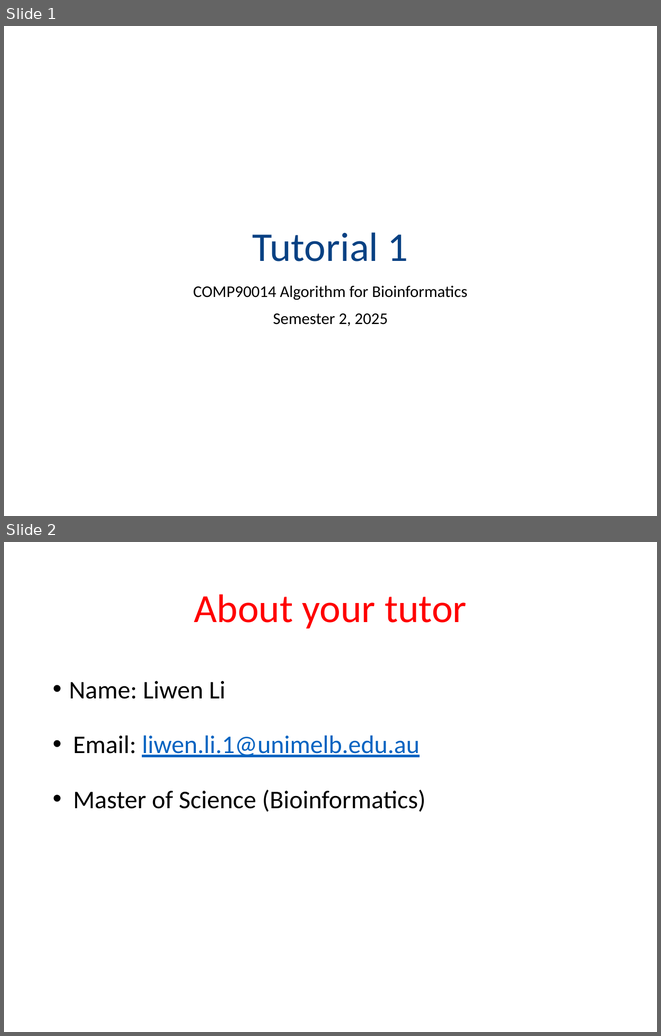
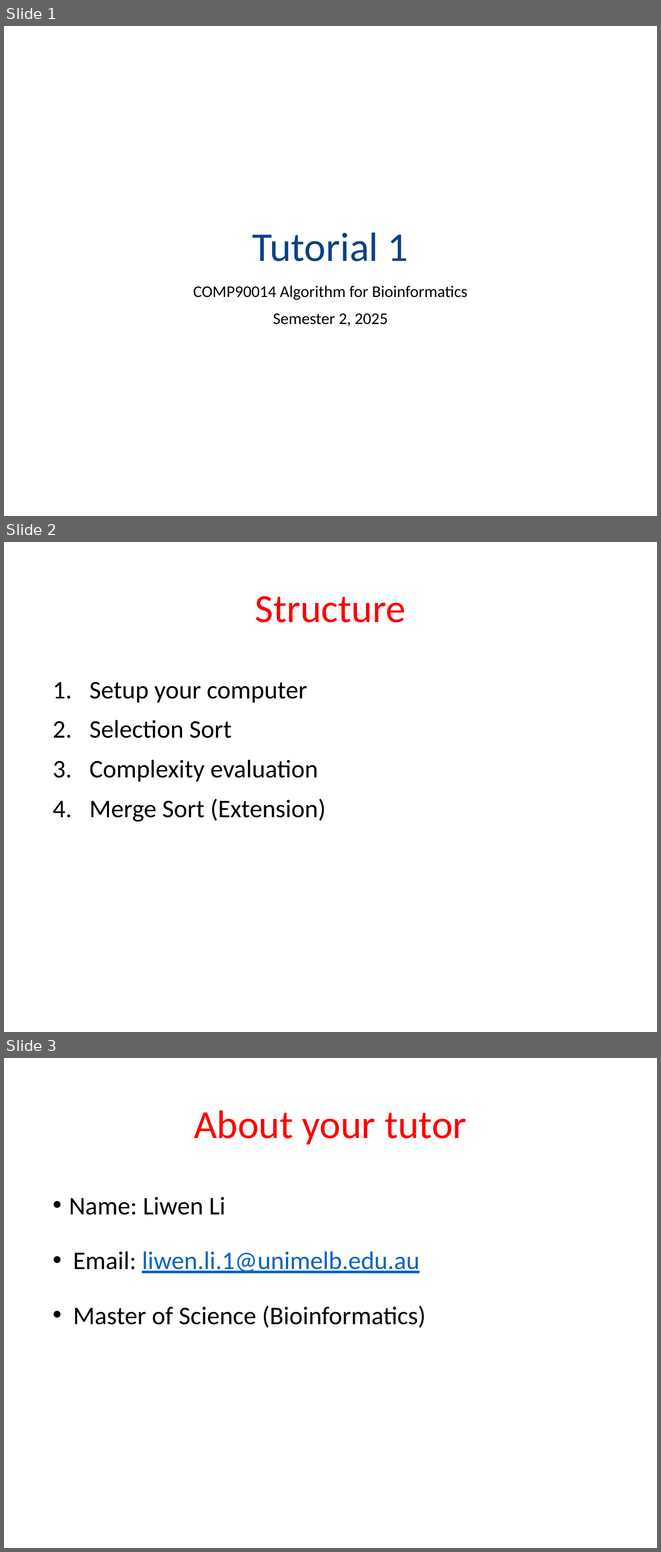
Before and after one commit to melbournebioinformatics/COMP90014_2025, a slide deck: tutorials/week1/week01-tutorial.pptx. Shown one above the other, each under a label of ours: slides 1 and 2 before the commit, slides 1, 2 and 3 after it. The pictures are 661x1036 and 661x1552 pixels, drawn with LibreOffice and Linux fonts; fonts in the diff are those of the drawing; background and template pictures are left out. Boxes give left, top, right and bottom in pixels: in the first picture for what was removed or moved away, otherwise in the second. Text is boxed around its words. In the diff, an @@ line names an element or a change of style, - is before the commit and + after.

```diff
--- a/tutorials/week1/week01-tutorial.pptx
+++ b/tutorials/week1/week01-tutorial.pptx
@@ slide 2 added at (x1=4, y1=542, x2=657, y2=1032), background #FFFFFF @@
@@ text added at (x1=255, y1=596, x2=406, y2=623), 44 pt, text #FF0000 @@
+Structure
@@ text added at (x1=89, y1=682, x2=326, y2=822), 28 pt, text #000000 @@
+1. Setup your computer
+2. Selection Sort
+3. Complexity evaluation
+4. Merge Sort (Extension)
@@ what was slide 2 is now slide 3 @@
```
Also in this commit, not shown: 4 other files.
